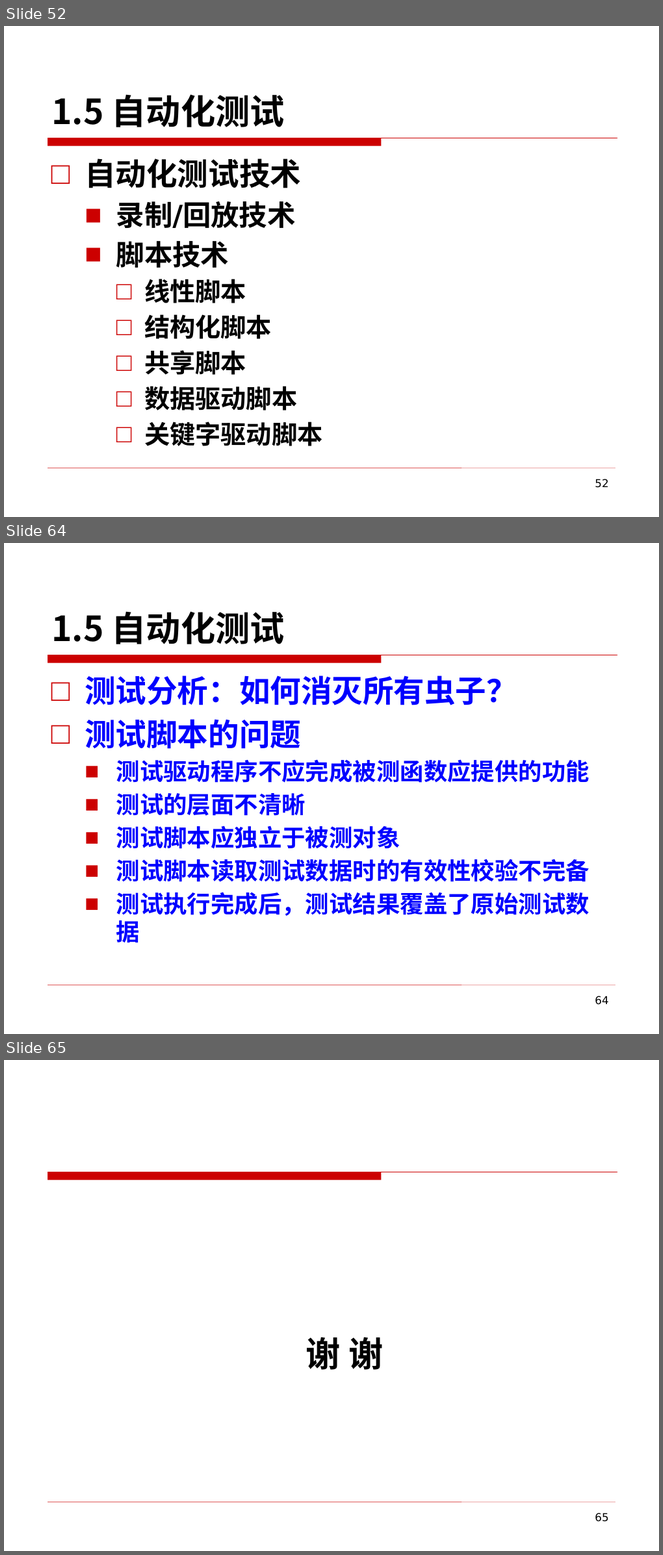
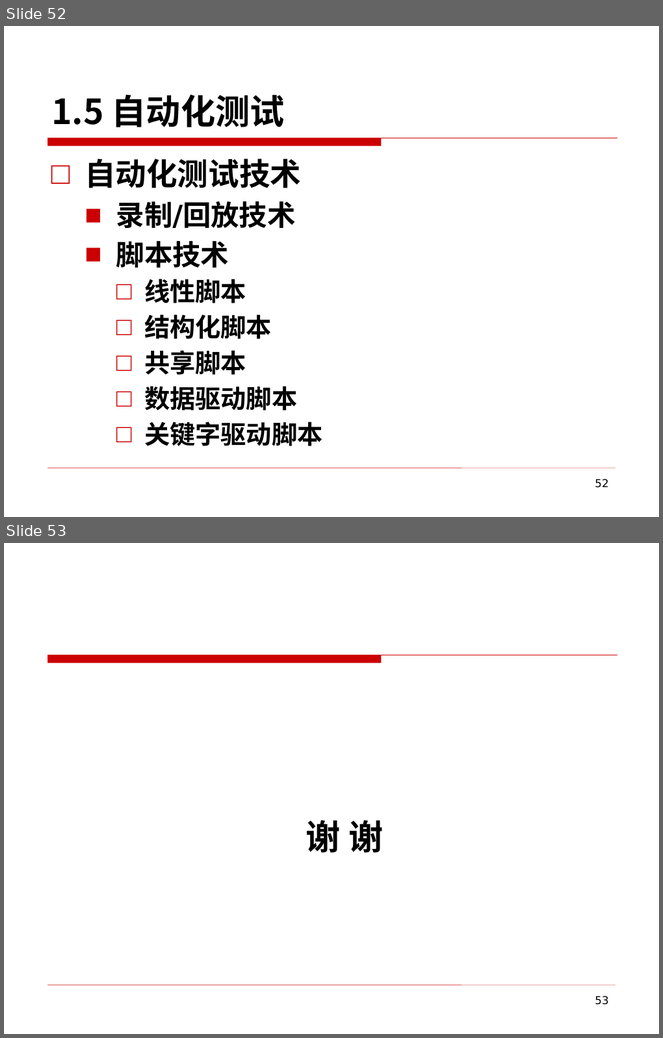
Before and after one commit to edu2act/course-foundation-software-tesing, a slide deck: PPT/第一部分 软件测试概述/1 软件测试核心概念.pptx. Shown one above the other, each under a label of ours: slides 52, 64 and 65 before the commit, slides 52 and 53 after it; the slides between them are not shown. The pictures are 663x1555 and 663x1038 pixels, drawn with LibreOffice and Linux fonts; fonts in the diff are those of the drawing; background and template pictures are left out. Boxes give left, top, right and bottom in pixels: in the first picture for what was removed or moved away, otherwise in the second. Text is boxed around its words. In the diff, an @@ line names an element or a change of style, - is before the commit and + after.

Commit message:
修改了自动化部分

```diff
--- a/PPT/第一部分 软件测试概述/1 软件测试核心概念.pptx
+++ b/PPT/第一部分 软件测试概述/1 软件测试核心概念.pptx
@@ slide 64 removed at [4, 543, 659, 1034], background picture (left out); not listed: 2 template elements that a slide beside it also shows @@
@@ title removed at [51, 611, 285, 644] @@
-1.5 自动化测试
@@ text removed at [85, 676, 590, 943] @@
-□ 测试分析：如何消灭所有虫子？
-□ 测试脚本的问题
-  ■ 测试驱动程序不应完成被测函数应提供的功能
-  ■ 测试的层面不清晰
-  ■ 测试脚本应独立于被测对象
-  ■ 测试脚本读取测试数据时的有效性校验不完备
-  ■ 测试执行完成后，测试结果覆盖了原始测试数据
@@ page number removed at [595, 996, 608, 1005] @@
-64
@@ what was slide 65 is now slide 53 @@
@@ page number at [595, 996, 608, 1005]: text changed @@
-65
+53
```
Also in this commit, not shown: 2 slides changed, 11 other slides removed.
